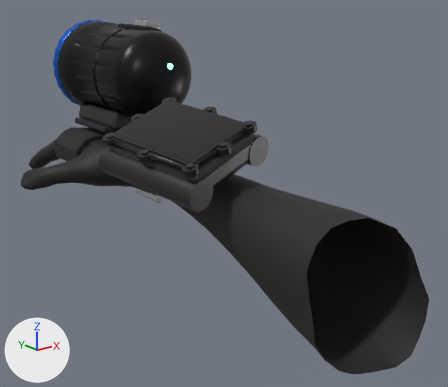
Renders of the glTF model viewer/public/diver/diver-arm.glb from each side of a commit.
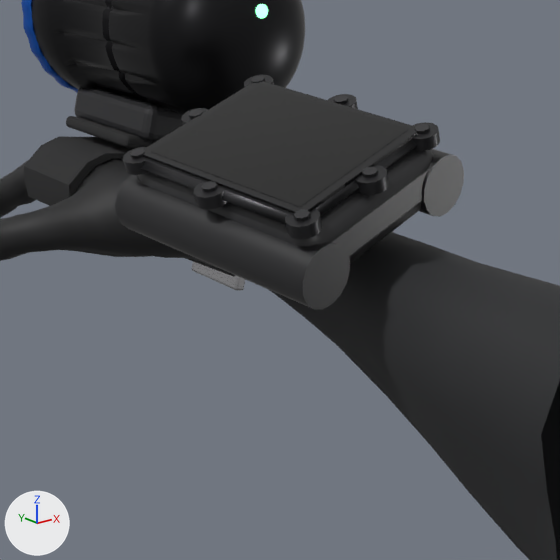
Each version is shown whole from a camera (50 mm lens) standing at (-0.029, 0.0592, -0.0377) and looking at (0.1833, 0.3246, -0.1438), then close up on the part from 10% to 70% of the width and 16% to 86% of the height. Arrows for +X, +Y and +Z are at lower left; the lights stay in place. The first two pictures are the older version. Where no turn or scale is listed for an object, it has been applied to the vertices.

Objects in the first close-up: 'computer-bar', 'computer-bar.001', 'computer-bezel', 'computer-boss', 'computer-boss.001', 'computer-boss.002', 'computer-boss.003', 'computer-boss.004', 'computer-boss.005', 'computer-boss.006', 'computer-boss.007', 'computer-case', 'computer-glass', 'computer-screen', 'computer-screw', 'computer-screw.001', 'computer-screw.002', 'computer-screw.003', 'computer-screw.005', 'computer-screw.007', 'dive-light', 'diver-arm', 'strap' and 3 more.
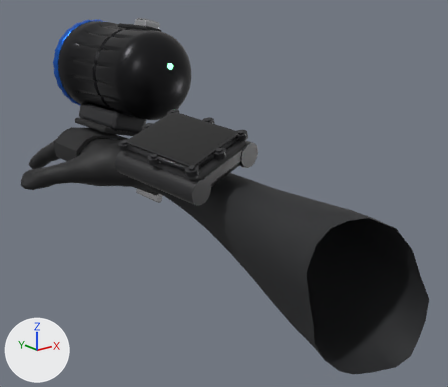
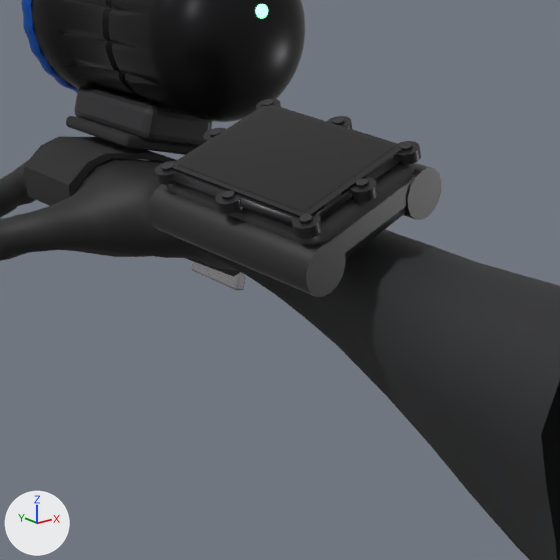
Commit message: Diver's arm: the computer at 72 % of its size

Changed parts and their boxes [x1, y1, x2, y2] in the close-ups (560 x 560 px):
'computer-screen', moved, rescaled (16% narrower, 15% shorter): before [151, 84, 408, 207]; after [179, 107, 394, 212]
'computer-bar.001', moved, rescaled (16% narrower, 16% shorter): before [115, 175, 350, 309]; after [148, 184, 345, 297]
'computer-case', moved, rescaled (16% narrower, 16% shorter): before [138, 149, 434, 264]; after [167, 164, 416, 260]
'computer-glass', moved, rescaled (16% narrower, 14% shorter): before [143, 81, 418, 214]; after [172, 104, 402, 218]
'computer-bezel', moved, rescaled (16% narrower, 16% shorter): before [141, 139, 417, 224]; after [171, 155, 402, 226]
'computer-bar', moved, rescaled (15% narrower, 16% shorter): before [419, 149, 464, 217]; after [404, 163, 442, 220]
'computer-boss.004', moved, rescaled (17% narrower, 17% shorter): before [193, 181, 227, 210]; after [215, 190, 243, 214]
'computer-boss.006', moved, rescaled (17% narrower, 16% shorter): before [355, 165, 389, 195]; after [350, 177, 378, 202]
'computer-boss', moved, rescaled (14% narrower, 17% shorter): before [412, 122, 440, 151]; after [397, 141, 421, 165]
'computer-boss.001', moved, rescaled (18% narrower, 18% shorter): before [285, 208, 322, 240]; after [292, 213, 322, 239]
'computer-boss.003', moved, rescaled (15% narrower, 14% shorter): before [123, 147, 149, 175]; after [155, 161, 177, 185]
'computer-boss.005', moved, rescaled (13% narrower, 12% shorter): before [328, 94, 358, 109]; after [327, 116, 353, 129]
'computer-boss.007', moved, rescaled (14% narrower, 11% shorter): before [181, 108, 208, 125]; after [203, 128, 226, 143]
'computer-boss.002', moved, rescaled (16% narrower, 14% shorter): before [244, 75, 274, 88]; after [256, 99, 281, 110]
'computer-screw', moved, rescaled (19% narrower, 9% shorter): before [415, 124, 430, 134]; after [400, 142, 412, 151]
'computer-screw.001', moved, rescaled (17% narrower, 15% shorter): before [294, 209, 311, 221]; after [299, 214, 313, 224]
'computer-screw.003', moved, rescaled (19% narrower, 18% shorter): before [130, 149, 145, 159]; after [161, 163, 173, 171]
'computer-screw.005', moved, rescaled: before [334, 95, 348, 104]; after [332, 117, 345, 125]
'computer-screw.007', moved, rescaled (20% narrower, 18% shorter): before [189, 109, 203, 119]; after [210, 129, 221, 137]
'computer-screw.002', moved, rescaled (13% narrower, 12% shorter): before [251, 76, 265, 83]; after [262, 100, 274, 106]

The change, as a list of edits to the scene's bpy script:
```text
Change ob_computer_bar:
    ob_computer_bar.location: (0.1738, 0.3241, -0.1089) -> (0.1725, 0.3239, -0.1121)
    ob_computer_bar.scale: (0.0336, 0.0336, 0.0336) -> (0.0284, 0.0284, 0.0284)
Change ob_computer_bar_001:
    ob_computer_bar_001.location: (0.1323, 0.318, -0.123) -> (0.1374, 0.3188, -0.1241)
    ob_computer_bar_001.scale: (0.0336, 0.0336, 0.0336) -> (0.0284, 0.0284, 0.0284)
Change ob_computer_bezel:
    ob_computer_bezel.location: (0.1491, 0.319, -0.1035) -> (0.1516, 0.3195, -0.1076)
    ob_computer_bezel.scale: (0.0302, 0.0302, 0.0302) -> (0.0256, 0.0256, 0.0256)
Change ob_computer_boss:
    ob_computer_boss.location: (0.1747, 0.2937, -0.0997) -> (0.1733, 0.2981, -0.1043)
    ob_computer_boss.scale: (0.00408, 0.00408, 0.00408) -> (0.00346, 0.00346, 0.00346)
Change ob_computer_boss_001:
    ob_computer_boss_001.location: (0.1339, 0.2877, -0.1136) -> (0.1387, 0.2931, -0.1161)
    ob_computer_boss_001.scale: (0.00408, 0.00408, 0.00408) -> (0.00346, 0.00346, 0.00346)
Change ob_computer_boss_002:
    ob_computer_boss_002.location: (0.1644, 0.3502, -0.0935) -> (0.1645, 0.346, -0.0991)
    ob_computer_boss_002.scale: (0.00408, 0.00408, 0.00408) -> (0.00346, 0.00346, 0.00346)
Change ob_computer_boss_003:
    ob_computer_boss_003.location: (0.1236, 0.3443, -0.1074) -> (0.1299, 0.341, -0.1109)
    ob_computer_boss_003.scale: (0.00408, 0.00408, 0.00408) -> (0.00346, 0.00346, 0.00346)
Change ob_computer_boss_004:
    ob_computer_boss_004.location: (0.1268, 0.3157, -0.1112) -> (0.1327, 0.3168, -0.114)
    ob_computer_boss_004.scale: (0.00408, 0.00408, 0.00408) -> (0.00346, 0.00346, 0.00346)
Change ob_computer_boss_005:
    ob_computer_boss_005.location: (0.1714, 0.3222, -0.0959) -> (0.1705, 0.3223, -0.1011)
    ob_computer_boss_005.scale: (0.00408, 0.00408, 0.00408) -> (0.00346, 0.00346, 0.00346)
Change ob_computer_boss_006:
    ob_computer_boss_006.location: (0.1546, 0.289, -0.1068) -> (0.1562, 0.2942, -0.1104)
    ob_computer_boss_006.scale: (0.00408, 0.00408, 0.00408) -> (0.00346, 0.00346, 0.00346)
Change ob_computer_boss_007:
    ob_computer_boss_007.location: (0.1436, 0.3489, -0.1003) -> (0.147, 0.3449, -0.1048)
    ob_computer_boss_007.scale: (0.00408, 0.00408, 0.00408) -> (0.00346, 0.00346, 0.00346)
Change ob_computer_case:
    ob_computer_case.location: (0.152, 0.3205, -0.1128) -> (0.1541, 0.3209, -0.1154)
    ob_computer_case.scale: (0.0327, 0.0327, 0.0327) -> (0.0277, 0.0277, 0.0277)
Change ob_computer_glass:
    ob_computer_glass.location: (0.1485, 0.3186, -0.1017) -> (0.1511, 0.3193, -0.106)
    ob_computer_glass.scale: (0.0289, 0.0289, 0.0289) -> (0.0245, 0.0245, 0.0245)
Change ob_computer_screen:
    ob_computer_screen.location: (0.1484, 0.3186, -0.1012) -> (0.151, 0.3192, -0.1056)
    ob_computer_screen.scale: (0.0263, 0.0263, 0.0263) -> (0.0223, 0.0223, 0.0223)
Change ob_computer_screw:
    ob_computer_screw.location: (0.1741, 0.2933, -0.0977) -> (0.1727, 0.2978, -0.1026)
    ob_computer_screw.scale: (0.00187, 0.00187, 0.00187) -> (0.00158, 0.00158, 0.00158)
Change ob_computer_screw_001:
    ob_computer_screw_001.location: (0.1333, 0.2874, -0.1116) -> (0.1382, 0.2928, -0.1144)
    ob_computer_screw_001.scale: (0.00187, 0.00187, 0.00187) -> (0.00158, 0.00158, 0.00158)
Change ob_computer_screw_002:
    ob_computer_screw_002.location: (0.1637, 0.3499, -0.0915) -> (0.164, 0.3457, -0.0974)
    ob_computer_screw_002.scale: (0.00187, 0.00187, 0.00187) -> (0.00158, 0.00158, 0.00158)
Change ob_computer_screw_003:
    ob_computer_screw_003.location: (0.1229, 0.3439, -0.1054) -> (0.1294, 0.3407, -0.1092)
    ob_computer_screw_003.scale: (0.00187, 0.00187, 0.00187) -> (0.00158, 0.00158, 0.00158)
Change ob_computer_screw_005:
    ob_computer_screw_005.location: (0.1708, 0.3219, -0.0939) -> (0.17, 0.322, -0.0994)
    ob_computer_screw_005.scale: (0.00187, 0.00187, 0.00187) -> (0.00158, 0.00158, 0.00158)
Change ob_computer_screw_007:
    ob_computer_screw_007.location: (0.143, 0.3485, -0.0983) -> (0.1464, 0.3446, -0.1031)
    ob_computer_screw_007.scale: (0.00187, 0.00187, 0.00187) -> (0.00158, 0.00158, 0.00158)
```
